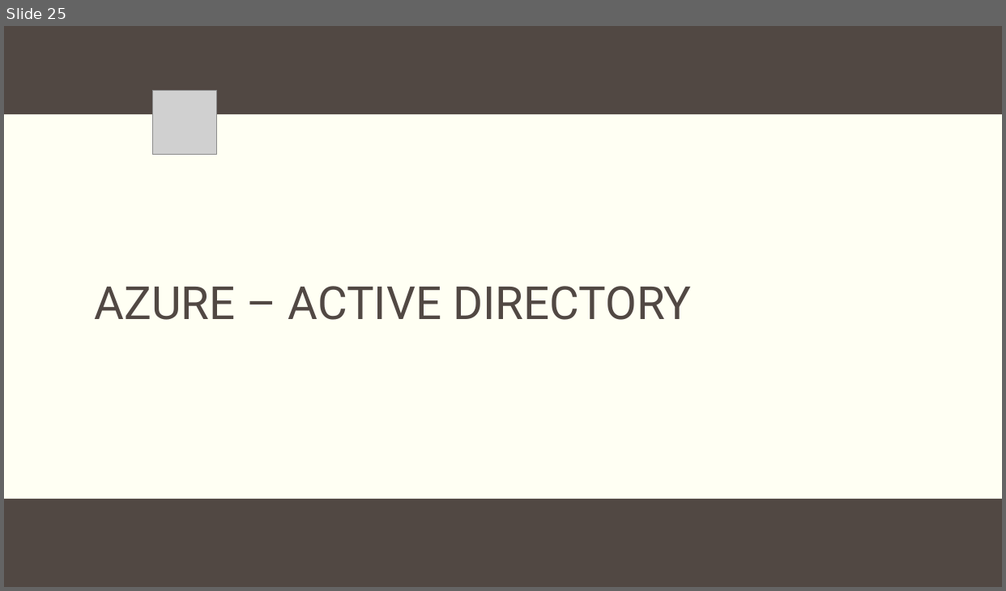
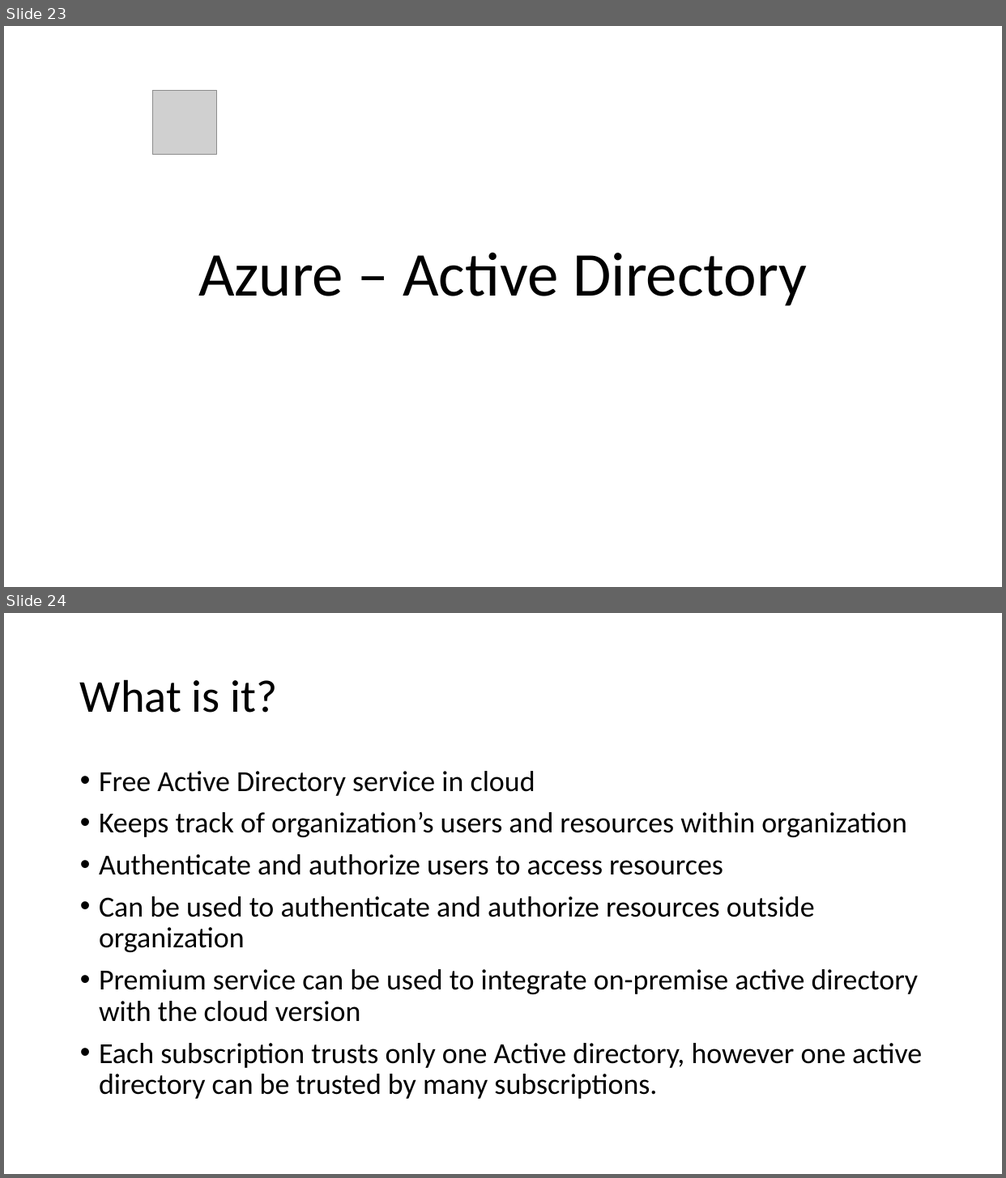
Before and after one commit to prasadhonrao/Training, a slide deck: Presentations/Microsoft Azure.pptx. Shown one above the other, each under a label of ours: slide 25 before the commit, slides 23 and 24 after it. The pictures are 1006x591 and 1006x1178 pixels, drawn with LibreOffice and Linux fonts; fonts in the diff are those of the drawing; grey boxes stand for pictures; background and template pictures are left out. Boxes give left, top, right and bottom in pixels: in the first picture for what was removed or moved away, otherwise in the second. Text is boxed around its words. In the diff, an @@ line names an element or a change of style, - is before the commit and + after.

```diff
--- a/Presentations/Microsoft Azure.pptx
+++ b/Presentations/Microsoft Azure.pptx
@@ slide 24 added at bbox=[4, 613, 1002, 1174], background #FFFFFF @@
@@ title added at bbox=[80, 679, 278, 713], 44 pt, text #000000 @@
+What is it?
@@ text added at bbox=[99, 771, 922, 1099], 28 pt, text #000000 @@
+• Free Active Directory service in cloud
+• Keeps track of organization’s users and resources within organization
+• Authenticate and authorize users to access resources
+• Can be used to authenticate and authorize resources outside organization
+• Premium service can be used to integrate on-premise active directory with the cloud version
+• Each subscription trusts only one Active directory, however one active directory can be trusted by many subscriptions.
@@ what was slide 25 is now slide 23 @@
@@ slide 23 changed as well @@
@@ background #FFFFF3 to #FFFFFF @@
@@ rectangle removed at bbox=[4, 26, 1002, 114] @@
@@ title "Azure – Active Directory" at bbox=[198, 252, 807, 306]: vertical alignment middle to bottom @@
@@ title at bbox=[198, 252, 807, 306]: text changed; size 44 to 60 pt; font Roboto to Calibri; text colour #514843 to #000000 @@
-AZURE – ACTIVE DIRECTORY
+Azure – Active Directory
@@ rectangle removed at bbox=[4, 499, 1002, 587] @@
```
Also in this commit, not shown: 22 other slides changed, 32 other slides added, 2 slides removed.
